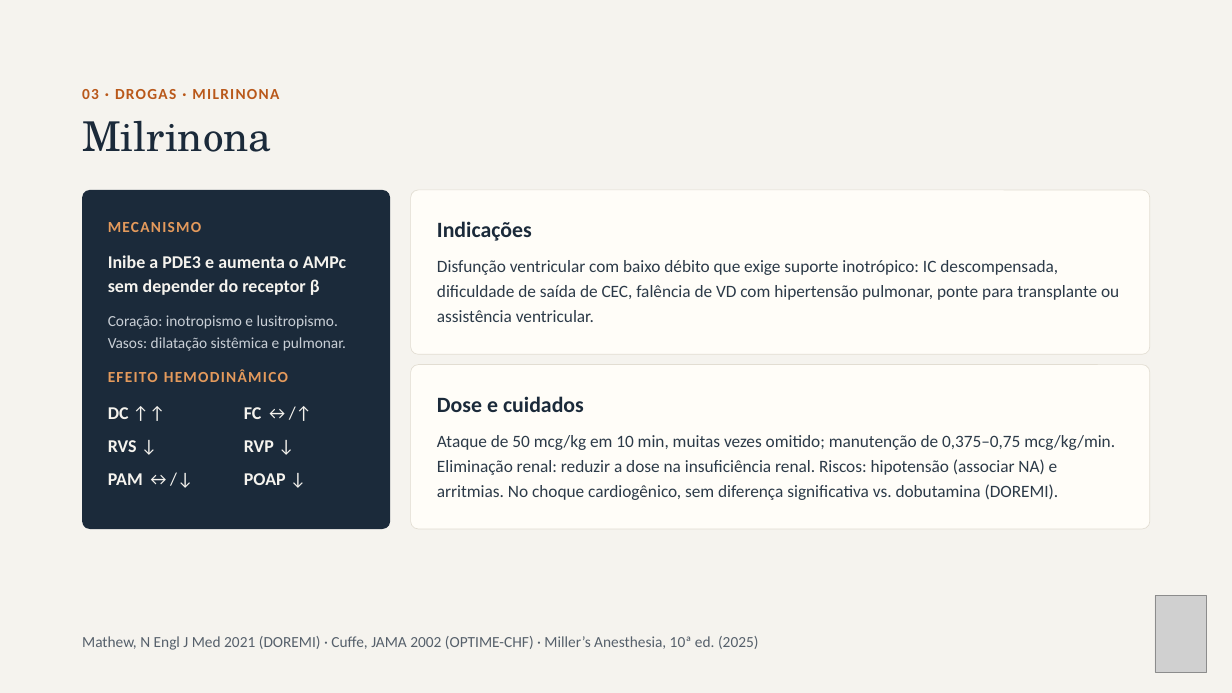
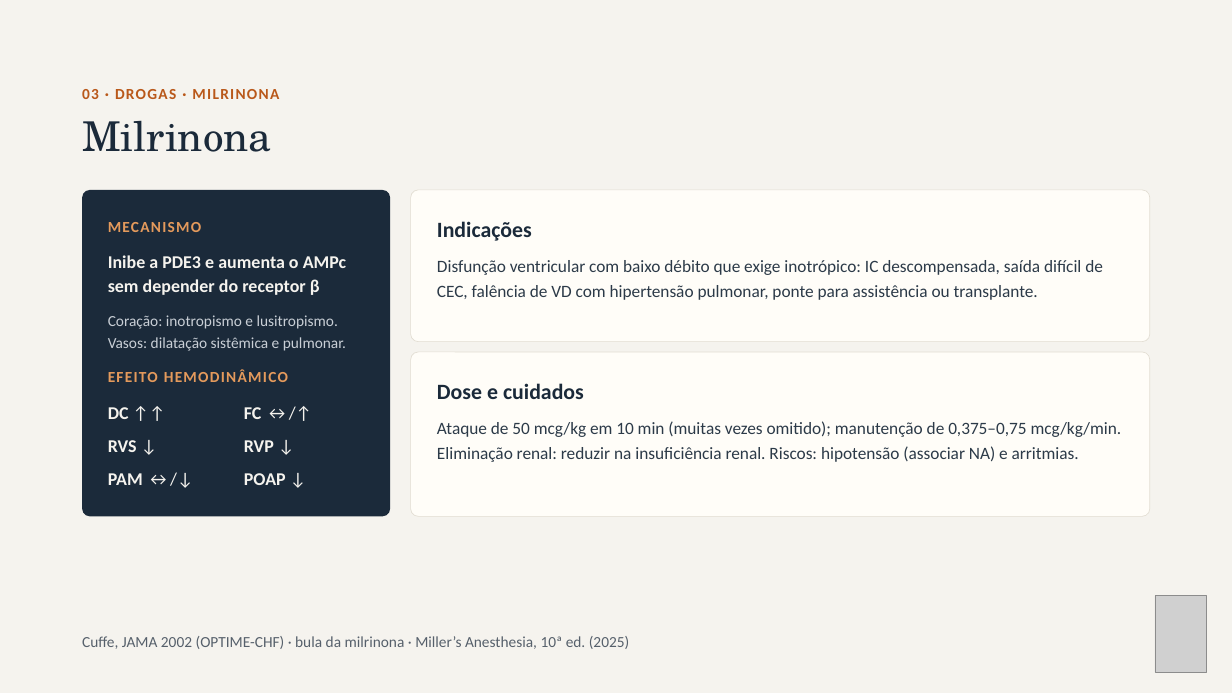
Before and after one commit to brunomoraesdubois-bit/Bruno, a slide deck: slide 10 of apresentacao/Aminas_Vasoativas.pptx (slide 11 before the commit). Drawn at 1232x693 pixels with LibreOffice and Linux fonts; fonts in the diff are those of the drawing; grey boxes stand for pictures. Boxes give left, top, right and bottom in pixels: in the first picture for what was removed or moved away, otherwise in the second. Text is boxed around its words. In the diff, an @@ line names an element or a change of style, - is before the commit and + after.

```diff
--- a/apresentacao/Aminas_Vasoativas.pptx
+++ b/apresentacao/Aminas_Vasoativas.pptx
@@ rounded rectangle: place and size @@
-rounded rectangle at bbox=[82, 190, 390, 530]
+rounded rectangle at bbox=[82, 190, 390, 517]
@@ rounded rectangle: place and size @@
-rounded rectangle at bbox=[410, 190, 1150, 355]
+rounded rectangle at bbox=[410, 190, 1150, 342]
@@ rounded rectangle at bbox=[410, 190, 1150, 342]: proportions changed @@
@@ text at bbox=[437, 260, 1103, 300]: text changed @@
-Disfunção ventricular com baixo débito que exige suporte inotrópico: IC descompensada, dificuldade de saída de CEC, falência de VD com hipertensão pulmonar, ponte para transplante ou assistência ventricular.
+Disfunção ventricular com baixo débito que exige inotrópico: IC descompensada, saída difícil de CEC, falência de VD com hipertensão pulmonar, ponte para assistência ou transplante.
@@ rounded rectangle: place and size @@
-rounded rectangle at bbox=[410, 365, 1150, 530]
+rounded rectangle at bbox=[410, 352, 1150, 517]
@@ text "Dose e cuidados": place and size @@
-text "Dose e cuidados" at bbox=[437, 396, 584, 412]
+text "Dose e cuidados" at bbox=[437, 383, 584, 399]
@@ text at bbox=[437, 421, 1122, 462]: text changed @@
-Ataque de 50 mcg/kg em 10 min, muitas vezes omitido; manutenção de 0,375–0,75 mcg/kg/min. Eliminação renal: reduzir a dose na insuficiência renal. Riscos: hipotensão (associar NA) e arritmias. No choque cardiogênico, sem diferença significativa vs. dobutamina (DOREMI).
+Ataque de 50 mcg/kg em 10 min (muitas vezes omitido); manutenção de 0,375–0,75 mcg/kg/min. Eliminação renal: reduzir na insuficiência renal. Riscos: hipotensão (associar NA) e arritmias.
@@ text at bbox=[82, 636, 629, 649]: text changed @@
-Mathew, N Engl J Med 2021 (DOREMI) · Cuffe, JAMA 2002 (OPTIME-CHF) · Miller’s Anesthesia, 10ª ed. (2025)
+Cuffe, JAMA 2002 (OPTIME-CHF) · bula da milrinona · Miller’s Anesthesia, 10ª ed. (2025)
```
Also in this commit, not shown: 16 other slides changed, 26 other files.
